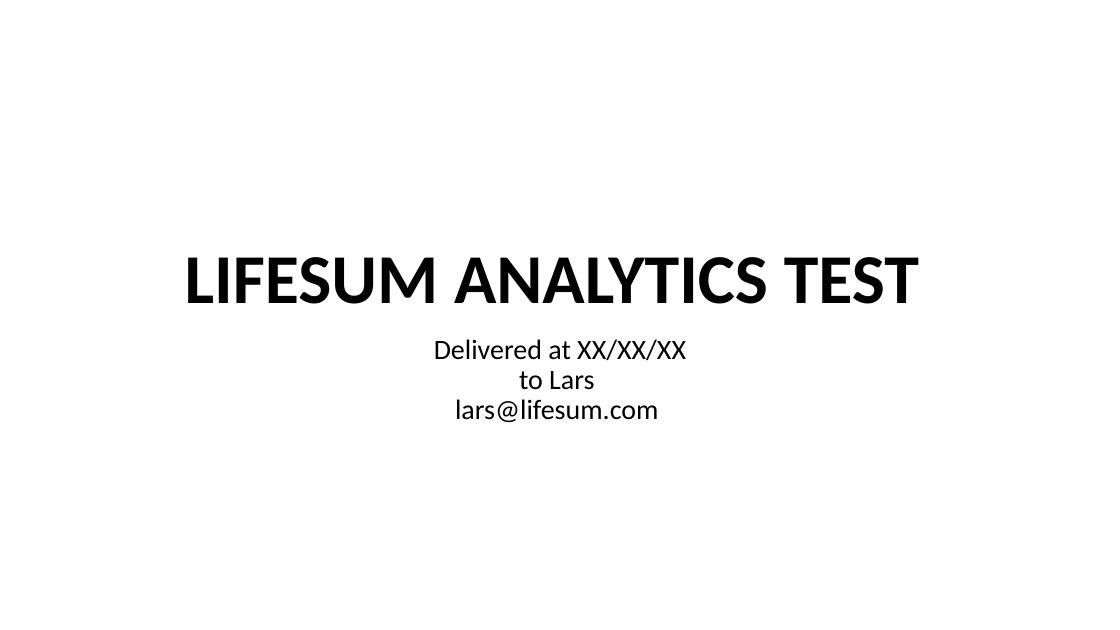
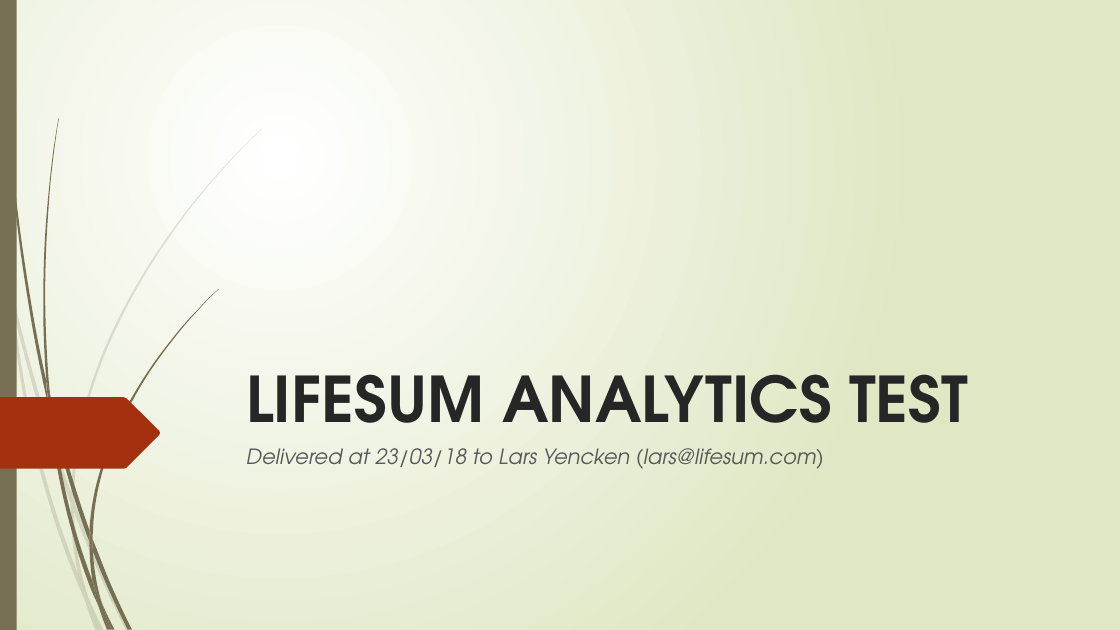
Before and after one commit to KevenLeMoing/dataviz_nutrition_sports_habits, a slide deck: slide 1 of Lifesum_result_report.pptx. Drawn at 1120x630 pixels with LibreOffice and Linux fonts; fonts in the diff are those of the drawing. Boxes give left, top, right and bottom in pixels: in the first picture for what was removed or moved away, otherwise in the second. Text is boxed around its words. In the diff, an @@ line names an element or a change of style, - is before the commit and + after.

```diff
--- a/Lifesum_result_report.pptx
+++ b/Lifesum_result_report.pptx
@@ background #FFFFFF to gradient #FFFFFF to #DFE8C4 @@
@@ rectangle added at (x1=0, y1=0, x2=17, y2=630), fill #766F54 @@
@@ title "LIFESUM ANALYTICS TEST" moved from (x1=185, y1=257, x2=919, y2=304) to (x1=246, y1=374, x2=967, y2=423) @@
@@ title "LIFESUM ANALYTICS TEST" at (x1=246, y1=374, x2=967, y2=423): size 60 to 54 pt, font Calibri to TeX Gyre Adventor, text colour #000000 to #262626; alignment centre to left; line spacing 0.9 to 1 @@
@@ freeform shape added at (x1=0, y1=397, x2=160, y2=469), fill #A53010 @@
@@ subtitle at (x1=246, y1=448, x2=824, y2=469): text changed; size 24 to 18 pt; font Calibri to TeX Gyre Adventor; text colour #000000 to #595959; italic on @@
-Delivered at XX/XX/XX
-to Lars
-lars@lifesum.com
+Delivered at 23/03/18 to Lars Yencken (lars@lifesum.com)
@@ group added at (x1=0, y1=129, x2=262, y2=630): 10 freeform shapes @@
@@ group added at (x1=3, y1=0, x2=218, y2=630): 12 freeform shapes @@
```
Also in this commit, not shown: 3 slides added, 4 slides removed, 5 other files.
